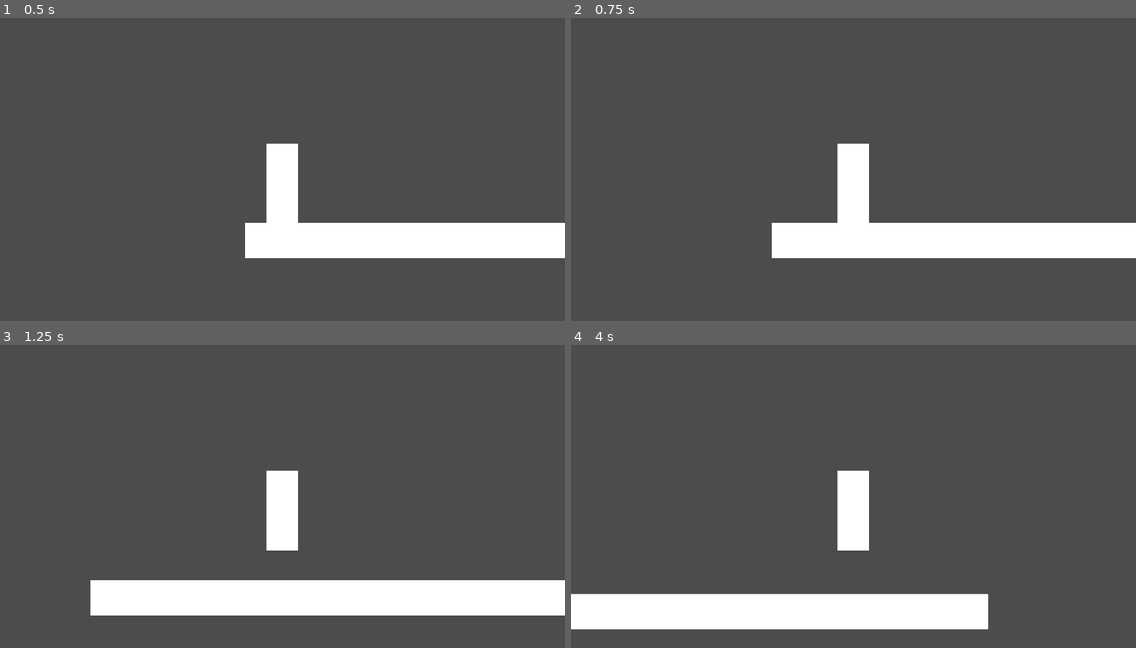
Above: before the commit, frames 1-4 (two rows, left to right).
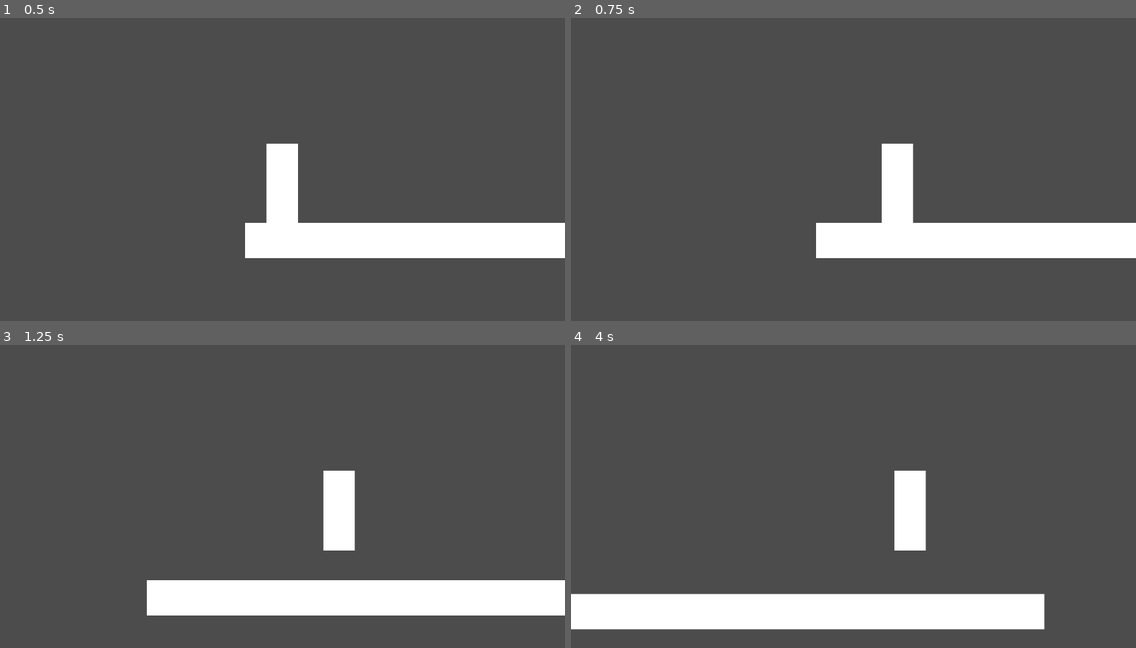
Above: after the commit, the same moments.

Repository: chadrc/godot-rona-jam
Game: Godot game, scene res://chris/chris-root.tscn
Same seed, same stepped clock (60 frames per second), same inputs: the game is played once before the commit and once after it. Before the commit the project starts from res://chris/chris.tscn.
Inputs:
- Up to frame 1 (0.5 s): no input
- Up to frame 2 (0.75 s): hold D from 0.53 s (still down)
- Up to frame 3 (1.25 s): keep holding D; tap Space at 0.77 s
- Up to frame 4 (4 s): tap Space at 1.52, 3.02, 3.77 s; release D at 2.03 s; hold A 2.03-2.78 s; hold D from 2.78 s (still down)

Frame 1 is identical in both runs. In frame 2, 3.9% of the frame differs, in the area x 35-61%, y 41-80%; in frame 3, 4.1%; in frame 4, 4.2%, in the area x 47-84%, y 41-94%.

Commit message:
One root scene with player and ground subscenes

Diff:
--- /dev/null
+++ b/chris/Ground.tscn
@@ -0,0 +1,20 @@
+[gd_scene load_steps=2 format=2]
+
+[sub_resource type="RectangleShape2D" id=1]
+
+[node name="Ground" type="KinematicBody2D"]
+position = Vector2( -0.0732193, 599.764 )
+
+[node name="CollisionShape2D" type="CollisionShape2D" parent="."]
+position = Vector2( 548.728, -31.7449 )
+scale = Vector2( 54.5955, 3.20966 )
+shape = SubResource( 1 )
+
+[node name="ColorRect" type="ColorRect" parent="CollisionShape2D"]
+margin_left = -10.0
+margin_top = -10.0
+margin_right = 10.0
+margin_bottom = 10.0
+__meta__ = {
+"_edit_use_anchors_": false
+}
--- /dev/null
+++ b/chris/Player.tscn
@@ -0,0 +1,33 @@
+[gd_scene load_steps=3 format=2]
+
+[ext_resource path="res://chris/Player.gd" type="Script" id=1]
+
+[sub_resource type="RectangleShape2D" id=1]
+extents = Vector2( 28.6102, 28.8721 )
+
+[node name="Player" type="KinematicBody2D"]
+position = Vector2( 50.4832, 405.39 )
+scale = Vector2( 1, 2.5 )
+script = ExtResource( 1 )
+run_speed = 400
+jump_speed = -600
+gravity = 2000
+
+[node name="ColorRect" type="ColorRect" parent="."]
+margin_left = -8.0
+margin_top = -49.0
+margin_right = 49.0
+margin_bottom = 9.0
+__meta__ = {
+"_edit_use_anchors_": false
+}
+
+[node name="CollisionShape2D" type="CollisionShape2D" parent="."]
+position = Vector2( 20.5278, -20.0612 )
+shape = SubResource( 1 )
+
+[node name="Camera2D" type="Camera2D" parent="."]
+position = Vector2( 20.5278, -20.0612 )
+scale = Vector2( 1, 0.4 )
+current = true
+drag_margin_h_enabled = true
--- /dev/null
+++ b/chris/chris-root.tscn
@@ -0,0 +1,10 @@
+[gd_scene load_steps=3 format=2]
+
+[ext_resource path="res://chris/Ground.tscn" type="PackedScene" id=1]
+[ext_resource path="res://chris/Player.tscn" type="PackedScene" id=2]
+
+[node name="Chris - Root" type="Node2D"]
+
+[node name="Player" parent="." instance=ExtResource( 2 )]
+
+[node name="Ground" parent="." instance=ExtResource( 1 )]
--- a/chris/chris.tscn
+++ /dev/null
@@ -1,53 +0,0 @@
-[gd_scene load_steps=4 format=2]
-
-[ext_resource path="res://chris/Player.gd" type="Script" id=1]
-
-[sub_resource type="RectangleShape2D" id=1]
-extents = Vector2( 28.6102, 28.8721 )
-
-[sub_resource type="RectangleShape2D" id=2]
-
-[node name="Chris - Root" type="Node2D"]
-
-[node name="Player" type="KinematicBody2D" parent="."]
-position = Vector2( 50.4832, 405.39 )
-scale = Vector2( 1, 2.5 )
-script = ExtResource( 1 )
-run_speed = 400
-jump_speed = -600
-gravity = 2000
-
-[node name="ColorRect" type="ColorRect" parent="Player"]
-margin_left = -8.0
-margin_top = -49.0
-margin_right = 49.0
-margin_bottom = 9.0
-__meta__ = {
-"_edit_use_anchors_": false
-}
-
-[node name="CollisionShape2D" type="CollisionShape2D" parent="Player"]
-position = Vector2( 20.5278, -20.0612 )
-shape = SubResource( 1 )
-
-[node name="Camera2D" type="Camera2D" parent="Player"]
-position = Vector2( 20.5278, -20.0612 )
-scale = Vector2( 1, 0.4 )
-current = true
-
-[node name="Ground" type="KinematicBody2D" parent="."]
-position = Vector2( -0.0732193, 599.764 )
-
-[node name="CollisionShape2D" type="CollisionShape2D" parent="Ground"]
-position = Vector2( 548.728, -31.7449 )
-scale = Vector2( 54.5955, 3.20966 )
-shape = SubResource( 2 )
-
-[node name="ColorRect" type="ColorRect" parent="Ground/CollisionShape2D"]
-margin_left = -10.0
-margin_top = -10.0
-margin_right = 10.0
-margin_bottom = 10.0
-__meta__ = {
-"_edit_use_anchors_": false
-}
--- a/project.godot
+++ b/project.godot
@@ -16,7 +16,7 @@
 [application]
 
 config/name="Learning"
-run/main_scene="res://chris/chris.tscn"
+run/main_scene="res://chris/chris-root.tscn"
 config/icon="res://icon.png"
 
 [rendering]
